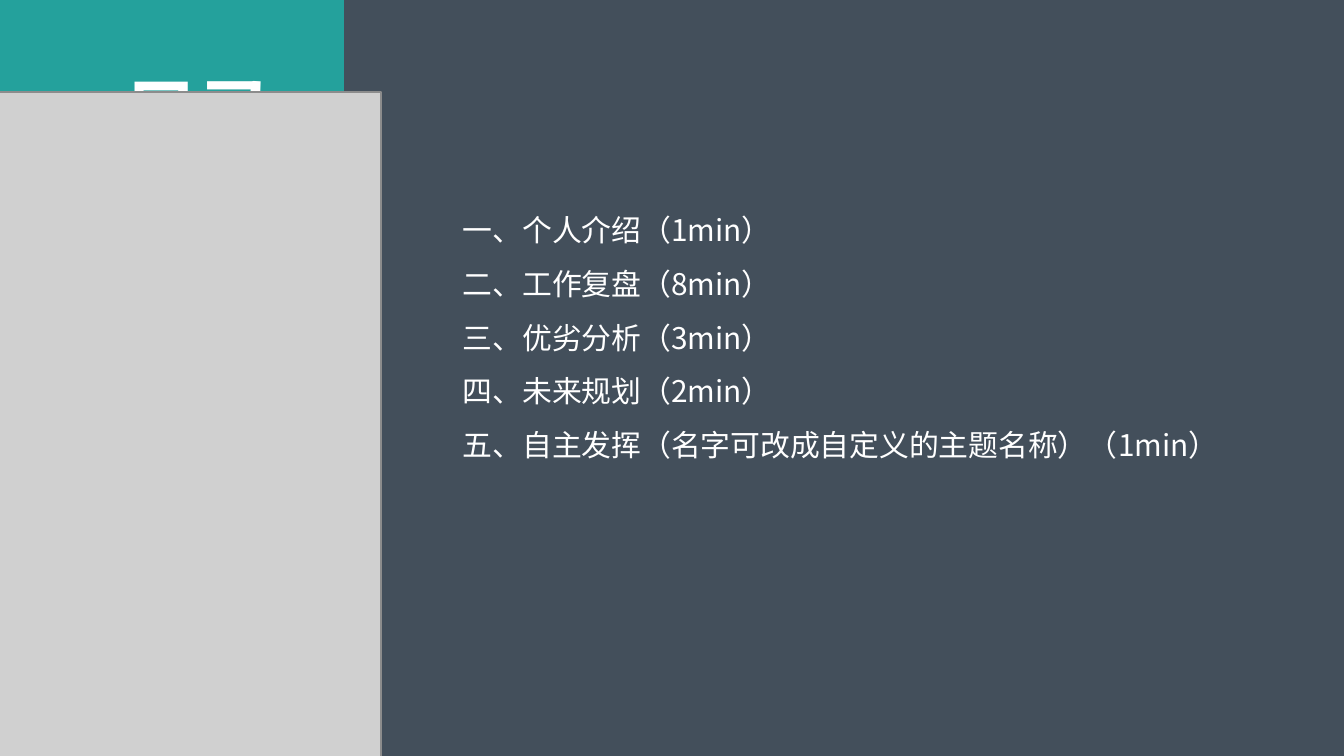
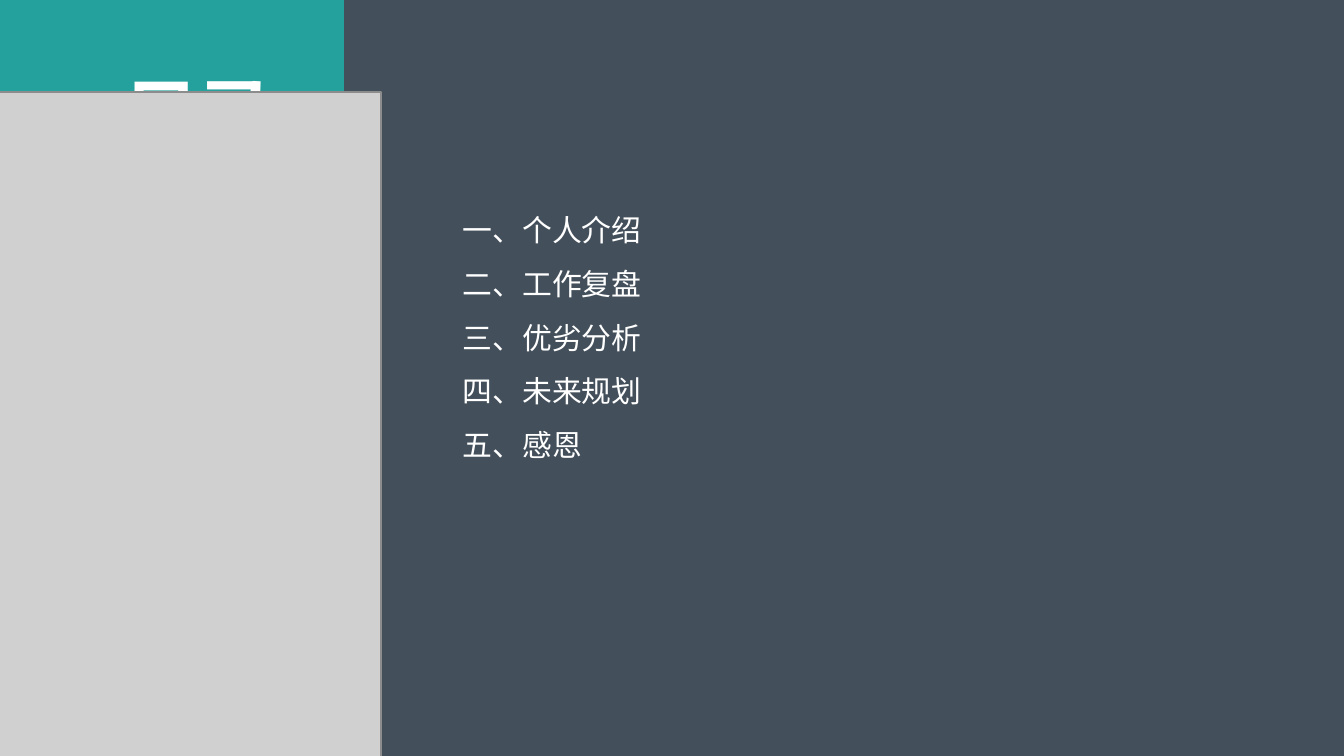
Before and after one commit to Aubwls/dabian, a slide deck: slide 2 of 实习答辩PPT模板-2020.pptx. Drawn at 1344x756 pixels with LibreOffice and Linux fonts; fonts in the diff are those of the drawing; grey boxes stand for pictures. Boxes give left, top, right and bottom in pixels: in the first picture for what was removed or moved away, otherwise in the second. Text is boxed around its words. In the diff, an @@ line names an element or a change of style, - is before the commit and + after.

```diff
--- a/实习答辩PPT模板-2020.pptx
+++ b/实习答辩PPT模板-2020.pptx
@@ text at (463, 216, 642, 458): text changed @@
-一、个人介绍（1min）
-二、工作复盘（8min）
-三、优劣分析（3min）
-四、未来规划（2min）
-五、自主发挥（名字可改成自定义的主题名称）（1min）
+一、个人介绍
+二、工作复盘
+三、优劣分析
+四、未来规划
+五、感恩
```
Also in this commit, not shown: 7 other slides changed, 2 slides added.
